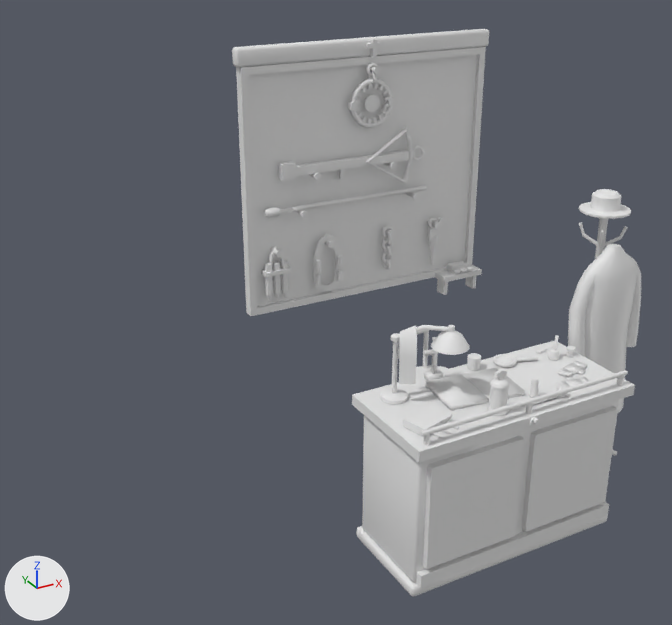
Two versions of the Blender file assets/eclipse/source/library_corner.blend, one commit apart.
One viewpoint serves both versions: a 50 mm lens placed at (-3.3, -3.98, 3.79), pointed at (-0.71, 0.72, 1.44). The axes (+X, +Y, +Z) are drawn at lower left. The lights are the same throughout. The first picture is the older version.

In view in the first picture: 'coat_hook', 'crossbow', 'desk', 'hunt_rack', 'lamp', 'ledger', 'stakes', 'stole', 'trap_jaws' and 16 more.
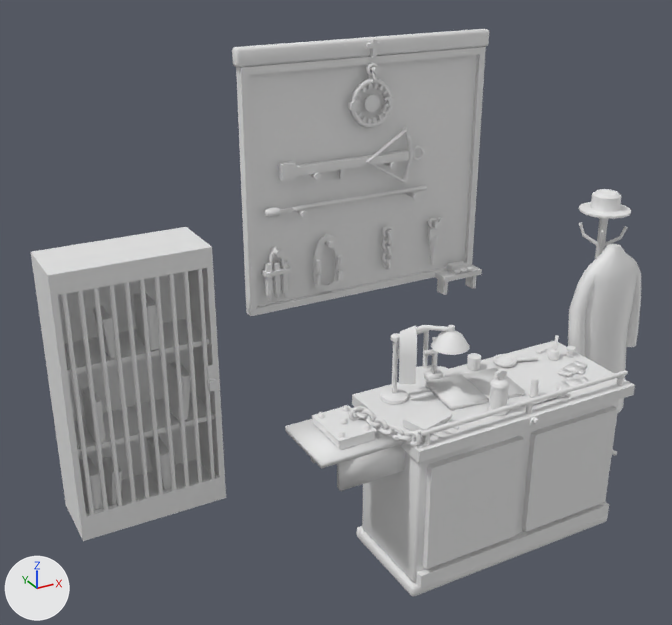
Where the change shows, as pixel boxes [x1, y1, x2, y2] in the pictures (672 x 625 px):
'quarantine_cage', added
    after: [31, 227, 226, 541]
'chained_book_rest', added
    after: [285, 405, 405, 491]
'chained_book_cover', added
    after: [312, 405, 377, 443]
'chained_book_chain', added
    after: [354, 406, 427, 448]
'quarantine_book_4', added
    after: [167, 362, 191, 421]
'quarantine_book_6', added
    after: [133, 293, 160, 350]
'quarantine_book_2', added
    after: [147, 436, 172, 491]
'quarantine_book_0', added
    after: [79, 456, 103, 511]
'quarantine_book_3', added
    after: [82, 387, 106, 443]
'quarantine_book_5', added
    after: [93, 306, 116, 359]
'quarantine_book_1', added
    after: [103, 456, 122, 506]
'chained_book_block', added
    after: [312, 419, 377, 450]

Diff of the bpy script that builds the scene:
```diff
--- a/assets/eclipse/source/library_corner.blend.py
+++ b/assets/eclipse/source/library_corner.blend.py
@@ ob_quarantine_book_6 @@
+ob_quarantine_book_6 = bpy.data.objects.new('quarantine_book_6', me_quarantine_book_6)  # 22 vertices, 13 faces; spans x -1.788..-1.712, y 1.2..1.44, z 1.218..1.518; in mat_leather_old (white #e7e7e7), mat_paper (white #e7e7e7)
+ob_quarantine_book_6.location = (0.0, 0.0, 0.0)
@@ ob_quarantine_book_5 @@
+ob_quarantine_book_5 = bpy.data.objects.new('quarantine_book_5', me_quarantine_book_5)  # 22 vertices, 13 faces; spans x -2.058..-1.97, y 1.2..1.41, z 1.218..1.493; in mat_leather_old (white #e7e7e7), mat_paper (white #e7e7e7)
+ob_quarantine_book_5.location = (0.0, 0.0, 0.0)
@@ ob_quarantine_book_4 @@
+ob_quarantine_book_4 = bpy.data.objects.new('quarantine_book_4', me_quarantine_book_4)  # 22 vertices, 13 faces; spans x -1.634..-1.52, y 1.2..1.45, z 0.658..0.985; in mat_leather_old (white #e7e7e7), mat_paper (white #e7e7e7)
+ob_quarantine_book_4.location = (0.0, 0.0, 0.0)
@@ ob_quarantine_book_3 @@
+ob_quarantine_book_3 = bpy.data.objects.new('quarantine_book_3', me_quarantine_book_3)  # 22 vertices, 13 faces; spans x -2.182..-2.118, y 1.2..1.43, z 0.658..0.948; in mat_leather_old (white #e7e7e7), mat_paper (white #e7e7e7)
+ob_quarantine_book_3.location = (0.0, 0.0, 0.0)
@@ ob_quarantine_book_2 @@
+ob_quarantine_book_2 = bpy.data.objects.new('quarantine_book_2', me_quarantine_book_2)  # 22 vertices, 13 faces; spans x -1.784..-1.68, y 1.2..1.46, z 0.103..0.448; in mat_leather_old (white #e7e7e7), mat_paper (white #e7e7e7)
+ob_quarantine_book_2.location = (0.0, 0.0, 0.0)
@@ ob_quarantine_book_1 @@
+ob_quarantine_book_1 = bpy.data.objects.new('quarantine_book_1', me_quarantine_book_1)  # 22 vertices, 13 faces; spans x -2.13..-2.039, y 1.2..1.42, z 0.103..0.408; in mat_leather_old (white #e7e7e7), mat_paper (white #e7e7e7)
+ob_quarantine_book_1.location = (0.0, 0.0, 0.0)
@@ ob_quarantine_book_0 @@
+ob_quarantine_book_0 = bpy.data.objects.new('quarantine_book_0', me_quarantine_book_0)  # 22 vertices, 13 faces; spans x -2.255..-2.185, y 1.2..1.44, z 0.103..0.433; in mat_leather_old (white #e7e7e7), mat_paper (white #e7e7e7)
+ob_quarantine_book_0.location = (0.0, 0.0, 0.0)
@@ ob_quarantine_cage @@
+ob_quarantine_cage = bpy.data.objects.new('quarantine_cage', me_quarantine_cage)  # 248 vertices, 166 faces; spans x -2.35..-1.35, y 1.11..1.6, z 0.0..1.85; in mat_wood (white #e7e7e7), mat_steel (white #e7e7e7), mat_brass (white #e7e7e7)
+ob_quarantine_cage.location = (0.0, 0.0, 0.0)
@@ ob_chained_book_chain @@
+ob_chained_book_chain = bpy.data.objects.new('chained_book_chain', me_chained_book_chain)  # 448 vertices, 444 faces; spans x -0.99..-0.712, y -0.353..0.044, z 0.997..1.18; in mat_steel (white #e7e7e7), mat_brass (white #e7e7e7)
+ob_chained_book_chain.location = (0.0, 0.0, 0.0)
@@ ob_chained_book_cover @@
+ob_chained_book_cover = bpy.data.objects.new('chained_book_cover', me_chained_book_cover)  # 146 vertices, 124 faces; spans x -1.18..-0.932, y -0.16..0.16, z 1.098..1.196; in mat_leather_old (white #e7e7e7), mat_steel (white #e7e7e7)
+ob_chained_book_cover.location = (0.0, 0.0, 0.0)
@@ ob_chained_book_block @@
+ob_chained_book_block = bpy.data.objects.new('chained_book_block', me_chained_book_block)  # 18 vertices, 11 faces; spans x -1.18..-0.94, y -0.16..0.16, z 1.053..1.098; in mat_leather_old (white #e7e7e7), mat_paper (white #e7e7e7)
+ob_chained_book_block.location = (0.0, 0.0, 0.0)
@@ ob_chained_book_rest @@
+ob_chained_book_rest = bpy.data.objects.new('chained_book_rest', me_chained_book_rest)  # a box spanning x -1.32..-0.8, y -0.22..0.22, z 1.015..1.05, material slot 0; a box spanning x -1.18..-0.76, y -0.18..-0.14, z 0.8..1.015, material slot 1; a box spanning x -1.18..-0.76, y 0.14..0.18, z 0.8..1.015, material slot 1; in mat_wood (white #e7e7e7), mat_steel (white #e7e7e7)
+ob_chained_book_rest.location = (0.0, 0.0, 0.0)
```
